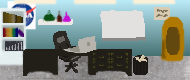
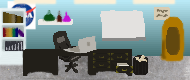
Two versions of the same layered image (190x80). Layer-by-layer changes:
added group "Open Drawer" with 4 layers above "gold brackets" over [22, 49, 133, 77]
added layer "Papers" in group "Open Drawer" over [117, 63, 129, 66]
added layer "Open Bottom Right Drawer" in group "Open Drawer" over [111, 62, 133, 73]
added layer "gold brackets copy #1" in group "Open Drawer" over [111, 61, 128, 68]
added layer "Desk copy" in group "Open Drawer" over [22, 49, 133, 77]
hid "gold brackets" over [111, 61, 128, 68]
